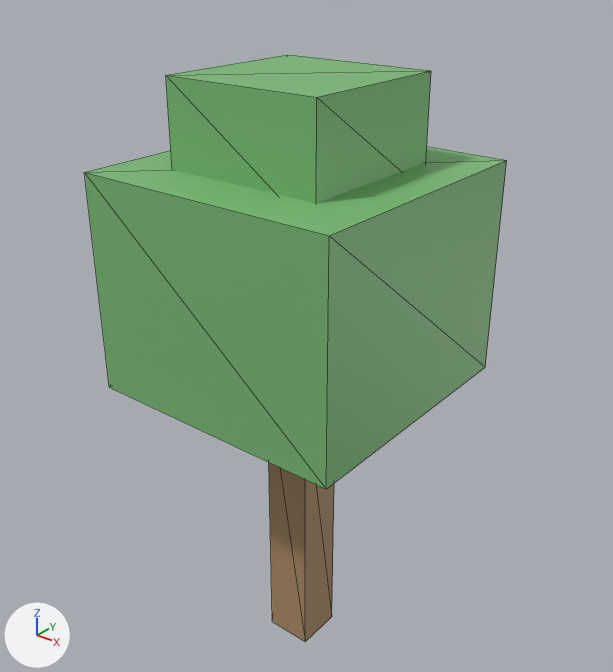
What one commit did to the glTF model data/islands/disksaver/glb/Prop_DS_Tree_05.glb.
Both versions are drawn from a 50 mm lens placed at (2.87, -3.53, 4.43), pointed at (-0.04, 0.1, 2.17). Every picture has the same lights, and +X, +Y and +Z are marked at lower left. The first picture is the older version. Mesh edges are drawn as thin lines. Vertices at exactly the same position are counted once.
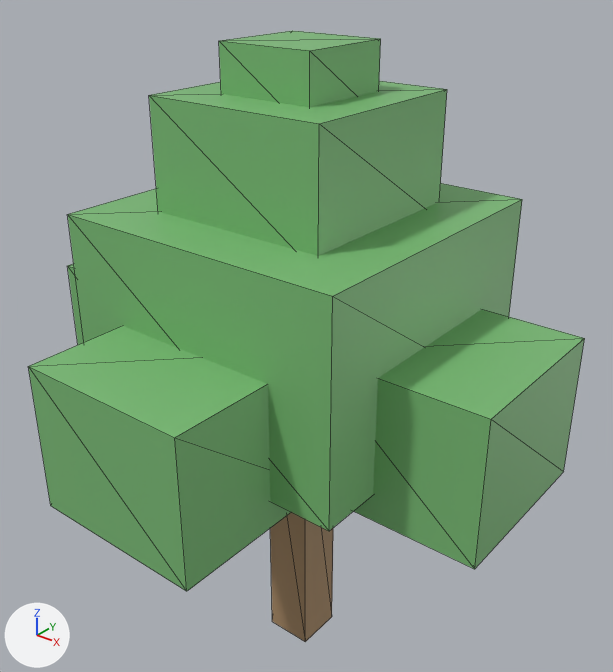
The change, as a diff of the scene's bpy script:
```diff
--- a/data/islands/disksaver/glb/Prop_DS_Tree_05.glb.py
+++ b/data/islands/disksaver/glb/Prop_DS_Tree_05.glb.py
@@ me_cube_1439 @@
 # used by ob_cube_001; location = (0.0, 0.0, 0.0)
-me_cube_1439.from_pydata(...)  # 8 vertices, 12 faces; spans x -0.81..0.81, y -0.81..0.81, z 1.95..3.25
+me_cube_1439.from_pydata(...)  # 8 vertices, 12 faces; spans x -0.89..0.89, y -0.89..0.89, z 1.79..3.02
+# me_cube_1439 part 1: the whole mesh is scaled about its middle by (1.1, 1.1, 0.95), then moved by (0.0, 0.0, -0.19)
 me_cube_1439.materials.append(mat_ds_leaf1)
@@ me_cube_1440 @@
 # used by ob_cube_002; location = (0.0, 0.0, 0.0)
-me_cube_1440.from_pydata(...)  # 8 vertices, 12 faces; spans x -0.488..0.488, y -0.488..0.488, z 3.087..3.737
-me_cube_1440.vertices[0].co = (-0.488, -0.488, 3.087)
-me_cube_1440.vertices[1].co = (-0.488, -0.488, 3.737)  # pixel (165, 75)
-me_cube_1440.vertices[2].co = (-0.488, 0.488, 3.087)
-me_cube_1440.vertices[3].co = (-0.488, 0.488, 3.737)  # pixel (288, 54)
-me_cube_1440.vertices[4].co = (0.488, -0.488, 3.087)
-me_cube_1440.vertices[5].co = (0.488, -0.488, 3.737)  # pixel (316, 97)
-me_cube_1440.vertices[6].co = (0.488, 0.488, 3.087)
-me_cube_1440.vertices[7].co = (0.488, 0.488, 3.737)  # pixel (431, 70)
+me_cube_1440.from_pydata(...)  # 8 vertices, 12 faces; spans x 0.455..1.495, y -0.52..0.52, z 1.625..2.47
+# me_cube_1440 part 2
+me_cube_1440.vertices[0].co = (0.455, -0.52, 1.625)
+me_cube_1440.vertices[1].co = (0.455, -0.52, 2.47)
+me_cube_1440.vertices[2].co = (0.455, 0.52, 1.625)
+me_cube_1440.vertices[3].co = (0.455, 0.52, 2.47)
+me_cube_1440.vertices[4].co = (1.495, -0.52, 1.625)  # pixel (474, 569)
+me_cube_1440.vertices[5].co = (1.495, -0.52, 2.47)  # pixel (491, 419)
+me_cube_1440.vertices[6].co = (1.495, 0.52, 1.625)  # pixel (563, 471)
+me_cube_1440.vertices[7].co = (1.495, 0.52, 2.47)  # pixel (584, 338)
 me_cube_1440.materials.append(mat_ds_leaf1)
@@ me_cube_1470 @@
+me_cube_1470.from_pydata(...)  # a box spanning x -0.292..0.292, y -0.292..0.292, z 3.51..3.9
+me_cube_1470.materials.append(mat_ds_leaf1)  # green #7abb76
@@ me_cube_1469 @@
+me_cube_1469.from_pydata(...)  # a box spanning x -0.552..0.552, y -0.552..0.552, z 2.925..3.64
+me_cube_1469.materials.append(mat_ds_leaf1)  # green #7abb76
@@ me_cube_1468 @@
+me_cube_1468.from_pydata(...)  # a box spanning x -0.52..0.52, y -1.495..-0.455, z 1.625..2.47
+me_cube_1468.materials.append(mat_ds_leaf1)  # green #7abb76
@@ me_cube_1466 @@
+me_cube_1466.from_pydata(...)  # a box spanning x -1.495..-0.455, y -0.52..0.52, z 1.625..2.47
+me_cube_1466.materials.append(mat_ds_leaf1)  # green #7abb76
@@ ob_cube_007 @@
+ob_cube_007 = bpy.data.objects.new('Cube.007', me_cube_1470)
+ob_cube_007.location = (0.0, 0.0, 0.0)
@@ ob_cube_006 @@
+ob_cube_006 = bpy.data.objects.new('Cube.006', me_cube_1469)
+ob_cube_006.location = (0.0, 0.0, 0.0)
@@ ob_cube_005 @@
+ob_cube_005 = bpy.data.objects.new('Cube.005', me_cube_1468)
+ob_cube_005.location = (0.0, 0.0, 0.0)
@@ ob_cube_003 @@
+ob_cube_003 = bpy.data.objects.new('Cube.003', me_cube_1466)
+ob_cube_003.location = (0.0, 0.0, 0.0)
```

Location of each change, [x1, y1, x2, y2] in pixels of the pictures (613 x 672 px):
'Cube.001', moved, rescaled (8% wider)
    before: [84, 147, 507, 489]
    after: [67, 183, 522, 531]
'Cube.002', reshaped
    before: [166, 54, 431, 203]
    after: [354, 309, 585, 569]
'Cube.005', added (green)
    after: [28, 326, 291, 591]
'Cube.006', added (green)
    after: [149, 81, 447, 256]
'Cube.007', added (green)
    after: [219, 31, 381, 107]
'Cube.003', added (green)
    after: [68, 264, 84, 345]
